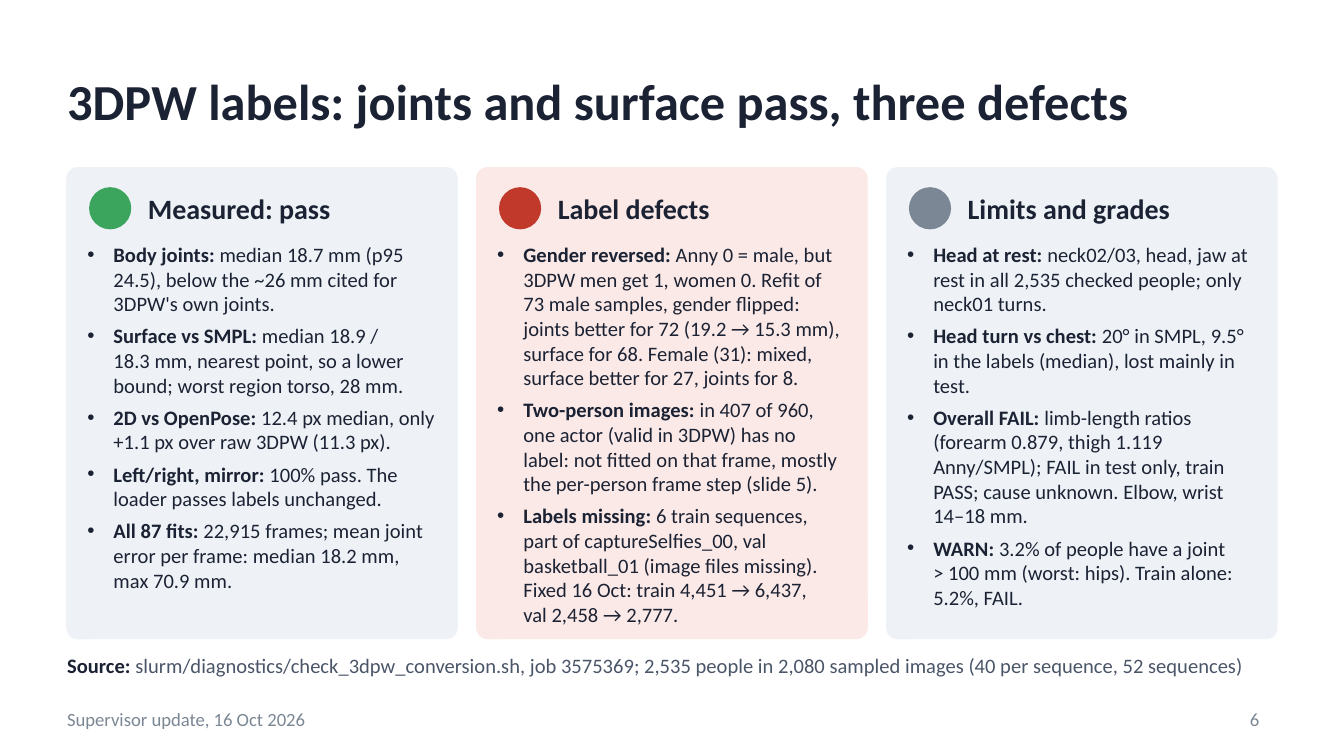
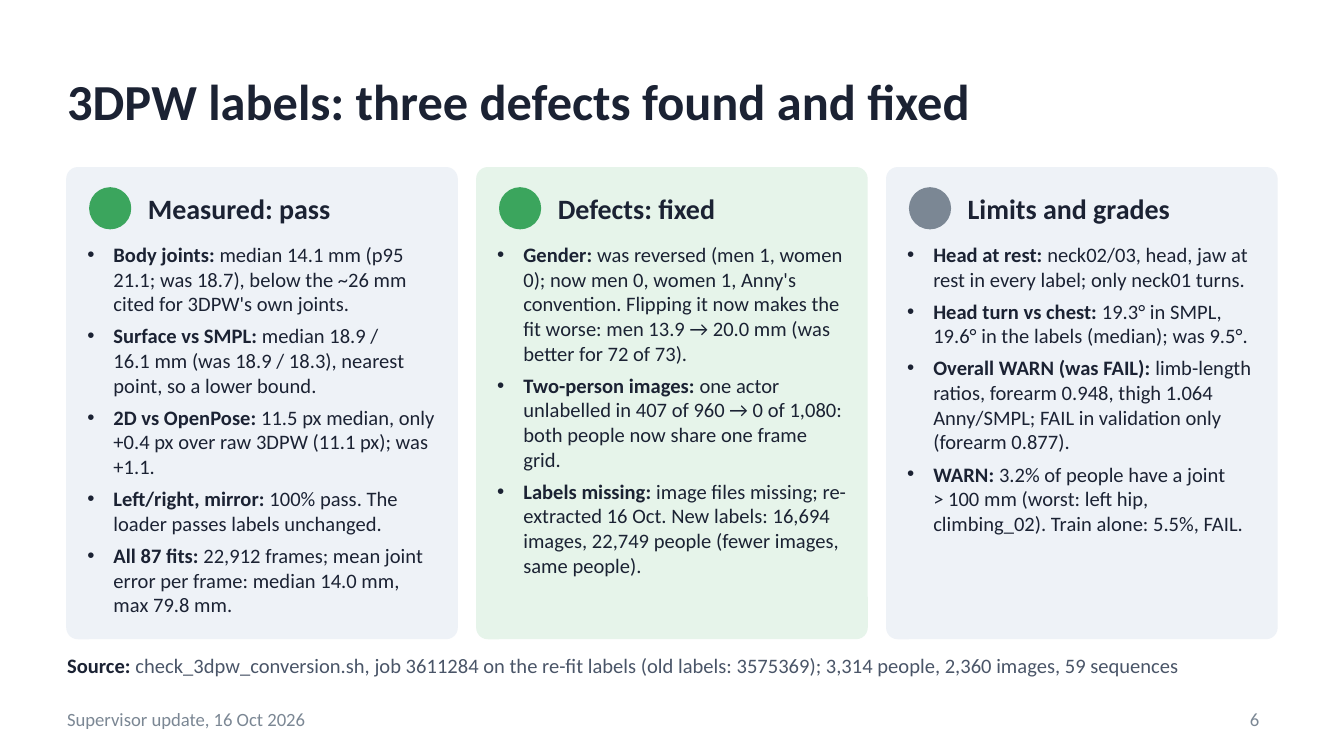
Before and after one commit to saadnajib/Multi-Person-Whole-Body-Human-Mesh-Recovery-in-a-Single-Shot-with-Annyone-dataset-and-3dpw-dataset, a slide deck: slide 6 of docs/supervisor_update_2026-10-16.pptx. Drawn at 1344x756 pixels with LibreOffice and Linux fonts; fonts in the diff are those of the drawing. Boxes give left, top, right and bottom in pixels: in the first picture for what was removed or moved away, otherwise in the second. Text is boxed around its words. In the diff, an @@ line names an element or a change of style, - is before the commit and + after.

```diff
--- a/docs/supervisor_update_2026-10-16.pptx
+++ b/docs/supervisor_update_2026-10-16.pptx
@@ title at (67, 84, 969, 121): text changed @@
-3DPW labels: joints and surface pass, three defects
+3DPW labels: three defects found and fixed
@@ rounded rectangle at (477, 168, 867, 638): fill #FBE9E7 to #E6F4EA; outline #FBE9E7 1 pt to #E6F4EA 1 pt @@
@@ ellipse at (500, 188, 540, 228): fill #C0392B to #3BA55D; outline #C0392B 1 pt to #3BA55D 1 pt @@
@@ text at (558, 199, 715, 219): text changed @@
-Label defects
+Defects: fixed
@@ text at (113, 247, 435, 474): text changed @@
-• Body joints: median 18.7 mm (p95 24.5), below the ~26 mm cited for 3DPW's own joints.
-• Surface vs SMPL: median 18.9 / 18.3 mm, nearest point, so a lower bound; worst region torso, 28 mm.
-• 2D vs OpenPose: 12.4 px median, only +1.1 px over raw 3DPW (11.3 px).
+• Body joints: median 14.1 mm (p95 21.1; was 18.7), below the ~26 mm cited for 3DPW's own joints.
+• Surface vs SMPL: median 18.9 / 16.1 mm (was 18.9 / 18.3), nearest point, so a lower bound.
+• 2D vs OpenPose: 11.5 px median, only +0.4 px over raw 3DPW (11.1 px); was +1.1.
@@ text at (523, 247, 846, 577): text changed @@
-• Gender reversed: Anny 0 = male, but 3DPW men get 1, women 0. Refit of 73 male samples, gender flipped: joints better for 72 (19.2 → 15.3 mm), surface for 68. Female (31): mixed, surface better for 27, joints for 8.
-• Two-person images: in 407 of 960, one actor (valid in 3DPW) has no label: not fitted on that frame, mostly the per-person frame step (slide 5).
-• Labels missing: 6 train sequences, part of captureSelfies_00, val basketball_01 (image files missing). Fixed 16 Oct: train 4,451 → 6,437, val 2,458 → 2,777.
+• Gender: was reversed (men 1, women 0); now men 0, women 1, Anny's convention. Flipping it now makes the fit worse: men 13.9 → 20.0 mm (was better for 72 of 73).
+• Two-person images: one actor unlabelled in 407 of 960 → 0 of 1,080: both people now share one frame grid.
+• Labels missing: image files missing; re-extracted 16 Oct. New labels: 16,694 images, 22,749 people (fewer images, same people).
@@ text at (933, 247, 1251, 535): text changed @@
-• Head at rest: neck02/03, head, jaw at rest in all 2,535 checked people; only neck01 turns.
-• Head turn vs chest: 20° in SMPL, 9.5° in the labels (median), lost mainly in test.
-• Overall FAIL: limb-length ratios (forearm 0.879, thigh 1.119 Anny/SMPL); FAIL in test only, train PASS; cause unknown. Elbow, wrist 14–18 mm.
-• WARN: 3.2% of people have a joint > 100 mm (worst: hips). Train alone: 5.2%, FAIL.
+• Head at rest: neck02/03, head, jaw at rest in every label; only neck01 turns.
+• Head turn vs chest: 19.3° in SMPL, 19.6° in the labels (median); was 9.5°.
+• Overall WARN (was FAIL): limb-length ratios, forearm 0.948, thigh 1.064 Anny/SMPL; FAIL in validation only (forearm 0.877).
+• WARN: 3.2% of people have a joint > 100 mm (worst: left hip, climbing_02). Train alone: 5.5%, FAIL.
@@ text at (113, 548, 423, 612): text changed @@
-• All 87 fits: 22,915 frames; mean joint error per frame: median 18.2 mm, max 70.9 mm.
+• All 87 fits: 22,912 frames; mean joint error per frame: median 14.0 mm, max 79.8 mm.
@@ text at (67, 658, 1178, 677): text changed @@
-Source: slurm/diagnostics/check_3dpw_conversion.sh, job 3575369; 2,535 people in 2,080 sampled images (40 per sequence, 52 sequences)
+Source: check_3dpw_conversion.sh, job 3611284 on the re-fit labels (old labels: 3575369); 3,314 people, 2,360 images, 59 sequences
```
Also in this commit, not shown: 5 other slides changed, 2 other files.
